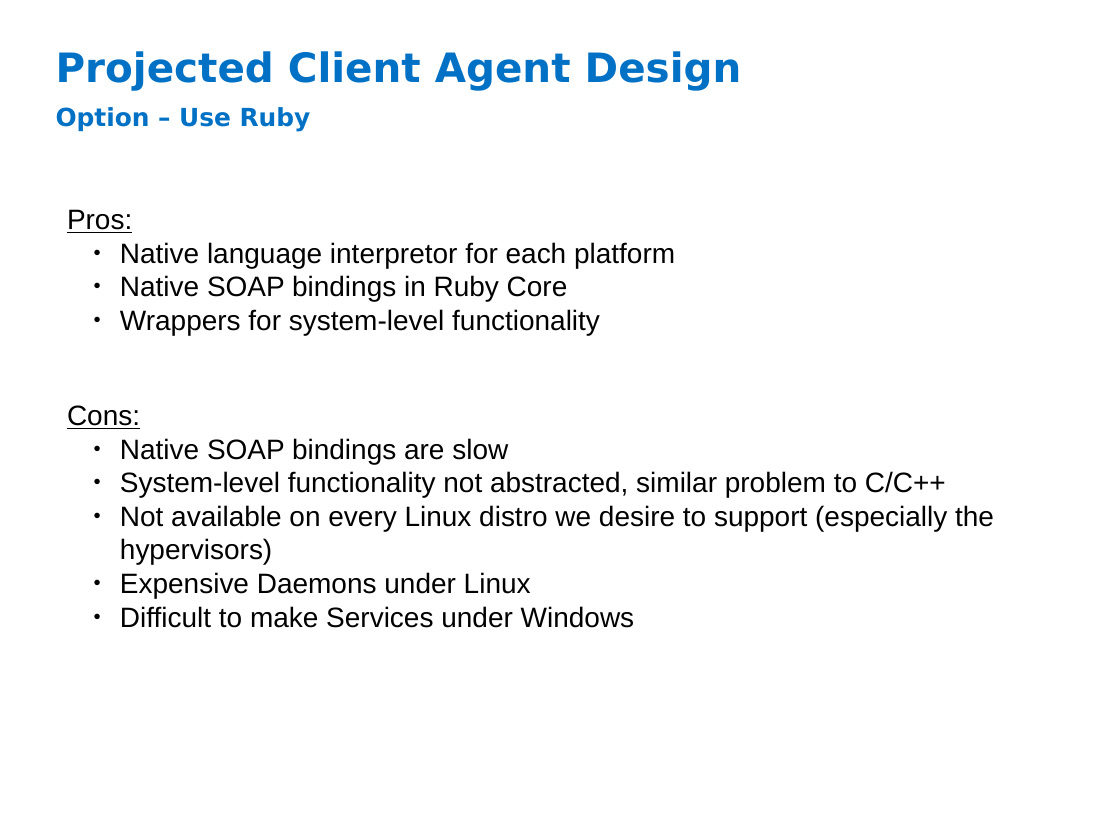
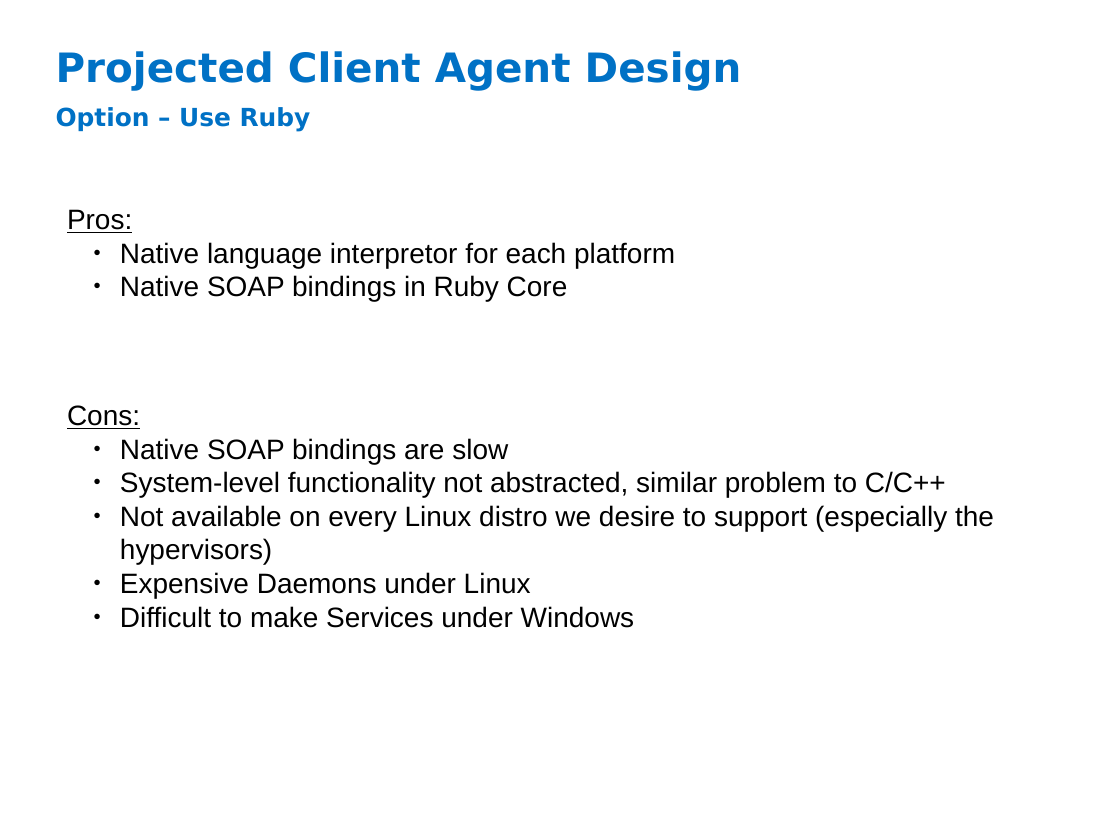
Before and after one commit to criswell/uca-gpl, a slide deck: slide 14 of docs/presentations/Unified_Codebase.odp. Drawn at 1120x840 pixels with LibreOffice and Linux fonts; fonts in the diff are those of the drawing; background and template pictures are left out. Boxes give left, top, right and bottom in pixels: in the first picture for what was removed or moved away, otherwise in the second. Text is boxed around its words. In the diff, an @@ line names an element or a change of style, - is before the commit and + after.

Commit message:
more doc work

```diff
--- a/docs/presentations/Unified_Codebase.odp
+++ b/docs/presentations/Unified_Codebase.odp
@@ text at bbox=[120, 309, 600, 335]: paragraph removed @@
-  ● Wrappers for system-level functionality
```
